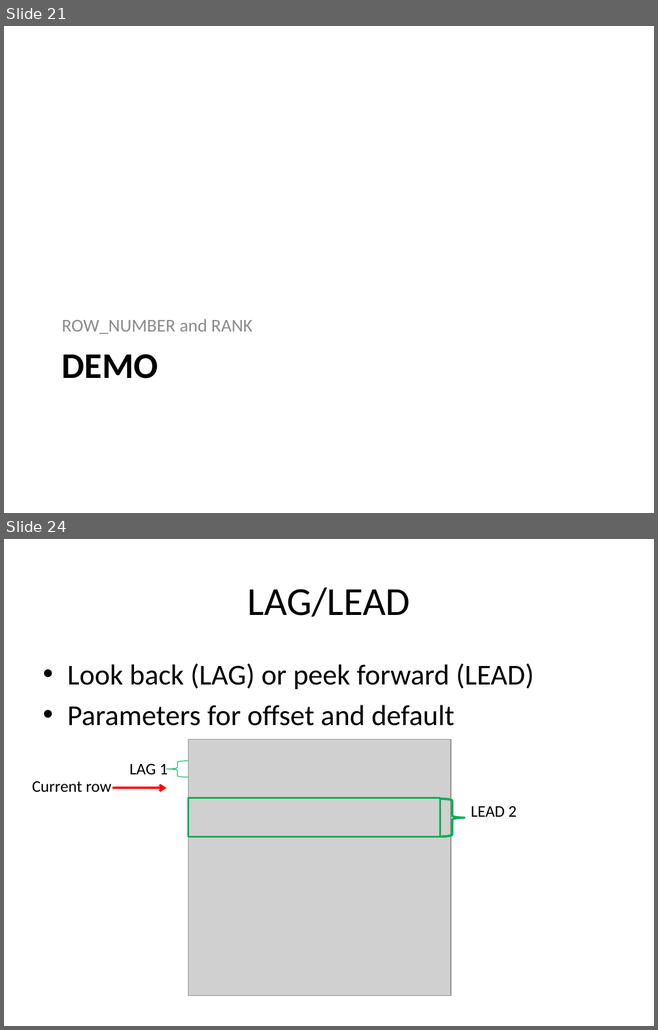
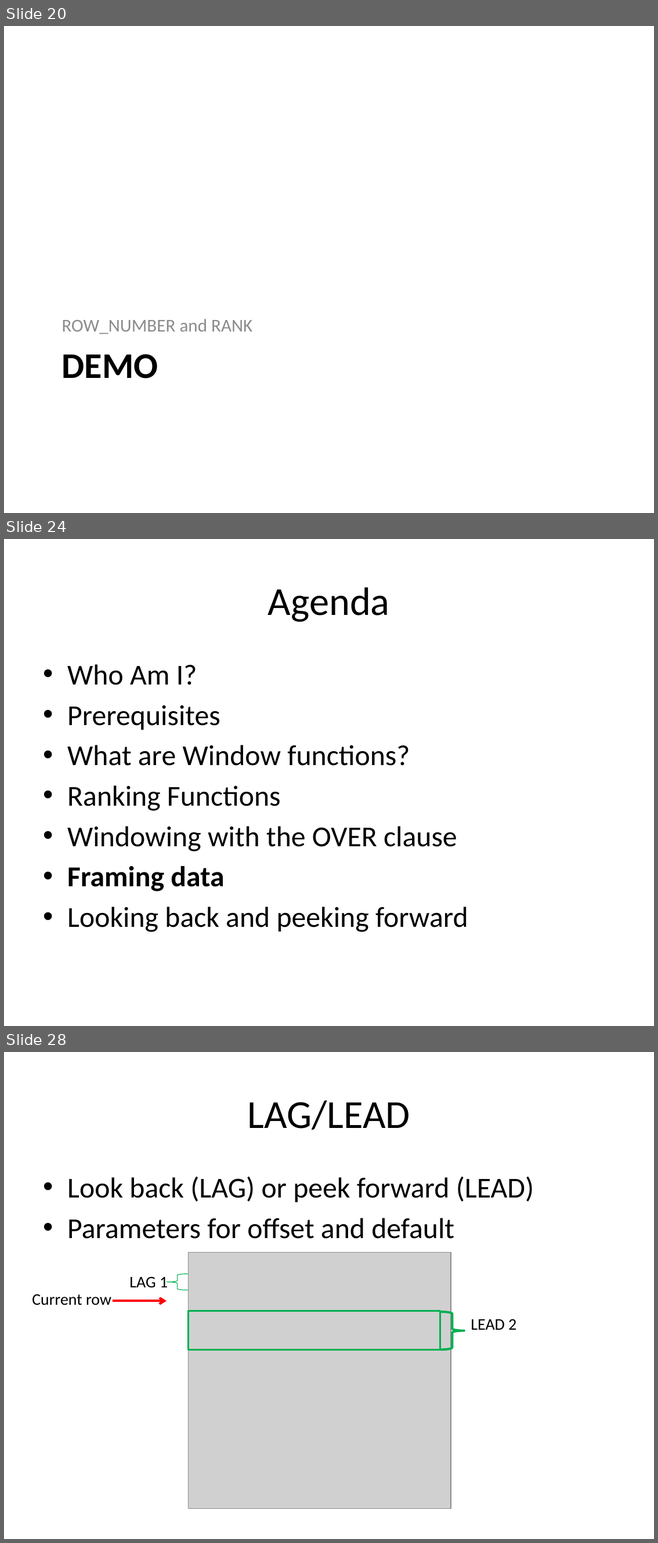
Before and after one commit to reachanu21/T-SQLWindowing, a slide deck: Presentation/TSQL_Windowing.pptx. Shown one above the other, each under a label of ours: slides 21 and 24 before the commit, slides 20, 24 and 28 after it; the slides between them are not shown. The pictures are 658x1030 and 658x1543 pixels, drawn with LibreOffice and Linux fonts; fonts in the diff are those of the drawing; grey boxes stand for pictures. Boxes give left, top, right and bottom in pixels: in the first picture for what was removed or moved away, otherwise in the second. Text is boxed around its words. In the diff, an @@ line names an element or a change of style, - is before the commit and + after.

```diff
--- a/Presentation/TSQL_Windowing.pptx
+++ b/Presentation/TSQL_Windowing.pptx
@@ slide 24 added at (4, 539, 654, 1026), background #FFFFFF @@
@@ title added at (268, 587, 390, 622), 44 pt, text #000000 @@
+Agenda
@@ text added at (67, 664, 468, 932), 32 pt, text #000000 @@
+• Who Am I?
+• Prerequisites
+• What are Window functions?
+• Ranking Functions
+• Windowing with the OVER clause
+• Framing data
+• Looking back and peeking forward
@@ what was slide 21 is now slide 20 @@
@@ what was slide 24 is now slide 28 @@
```
Also in this commit, not shown: 9 slides changed, 4 other slides added, 1 slide removed.
